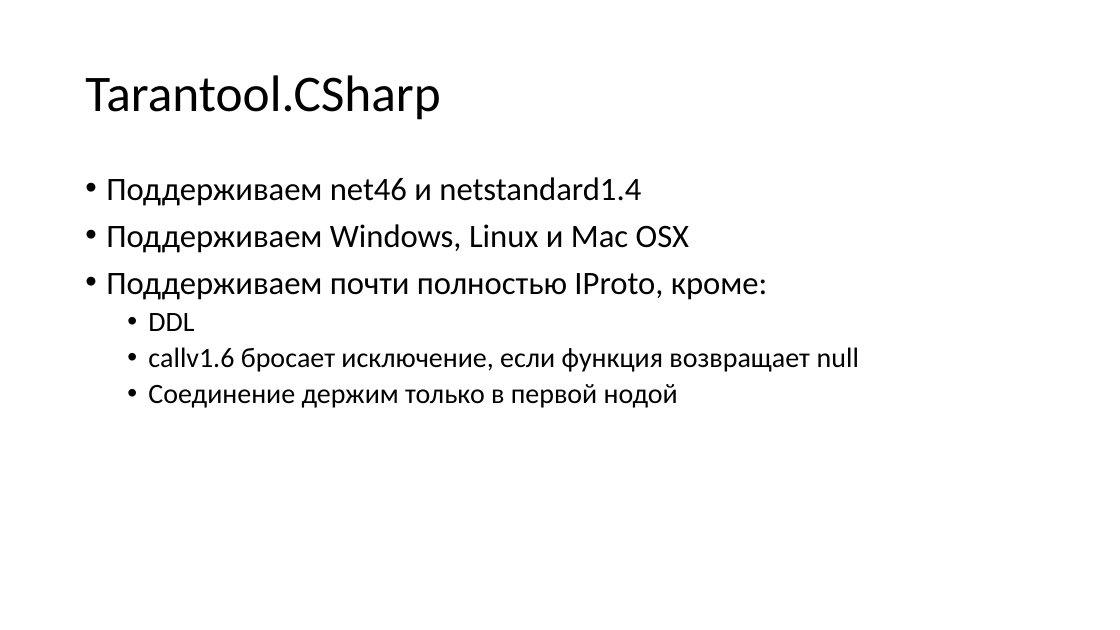
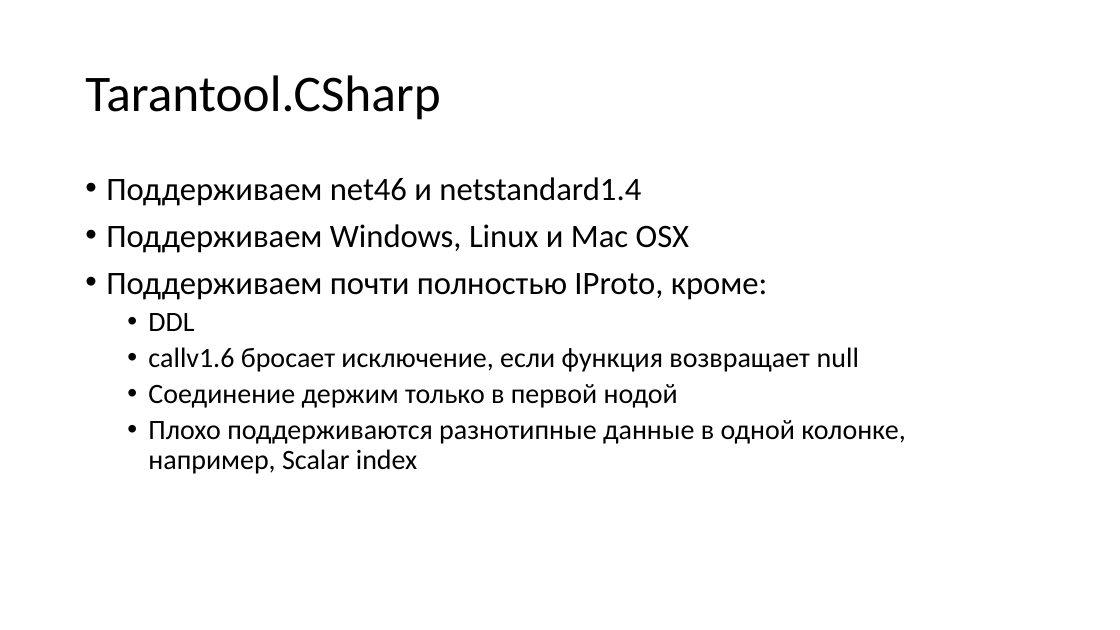
Before and after one commit to aensidhe/presentations, a slide deck: slide 9 of 2017/02/Tarantool for windows applications/Presentation.pptx (slide 6 before the commit). Drawn at 1120x630 pixels with LibreOffice and Linux fonts; fonts in the diff are those of the drawing. Boxes give left, top, right and bottom in pixels: in the first picture for what was removed or moved away, otherwise in the second. Text is boxed around its words. In the diff, an @@ line names an element or a change of style, - is before the commit and + after.

```diff
--- a/2017/02/Tarantool for windows applications/Presentation.pptx
+++ b/2017/02/Tarantool for windows applications/Presentation.pptx
@@ text at (148, 420, 905, 474): paragraph added @@
+  • Плохо поддерживаются разнотипные данные в одной колонке, например, Scalar index
```
Also in this commit, not shown: 8 other slides changed, 8 slides added, 3 slides removed, 1 other file.
